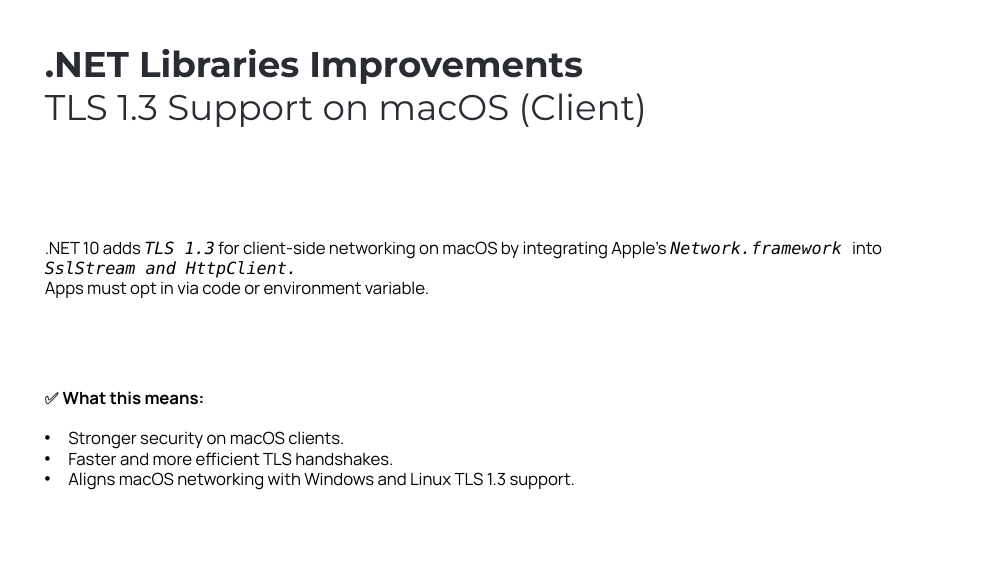
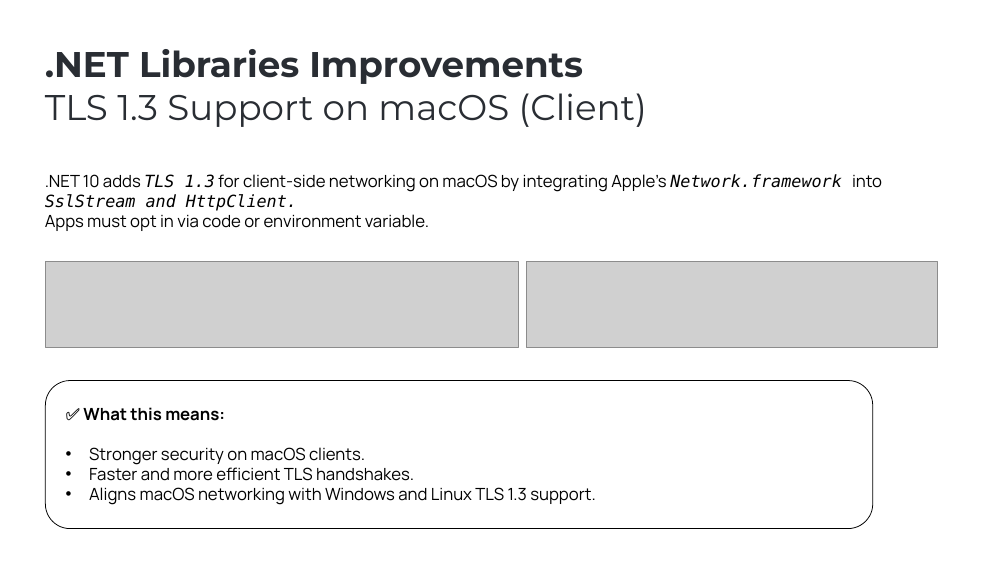
Before and after one commit to ebicoglu/presentations, a slide deck: slide 9 of abp-community-talks-2025.09.pptx. Drawn at 1008x567 pixels with LibreOffice and Linux fonts; fonts in the diff are those of the drawing; grey boxes stand for pictures; background and template pictures are left out. Boxes give left, top, right and bottom in pixels: in the first picture for what was removed or moved away, otherwise in the second. Text is boxed around its words. In the diff, an @@ line names an element or a change of style, - is before the commit and + after.

```diff
--- a/abp-community-talks-2025.09.pptx
+++ b/abp-community-talks-2025.09.pptx
@@ text ".NET 10 adds TLS 1.3 ..." moved from (x1=45, y1=241, x2=882, y2=298) to (x1=45, y1=174, x2=882, y2=231) @@
@@ picture added at (x1=45, y1=262, x2=519, y2=348) @@
@@ picture added at (x1=526, y1=262, x2=938, y2=348) @@
@@ rounded rectangle added at (x1=45, y1=380, x2=873, y2=529), outline #000000 0.75 pt @@
@@ text "✅ What this means:" moved from (x1=63, y1=391, x2=575, y2=490) to (x1=83, y1=407, x2=595, y2=505) @@
```
Also in this commit, not shown: 16 other slides changed, 2 slides added, 1 slide removed.
